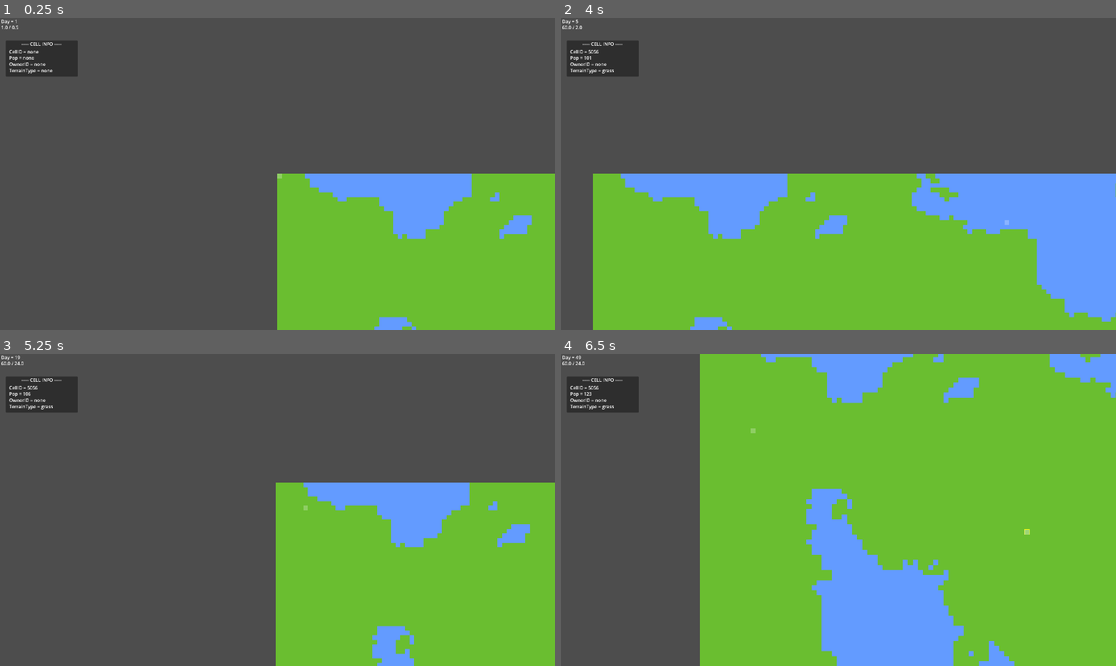
Above: before the commit, frames 1-4 (two rows, left to right).
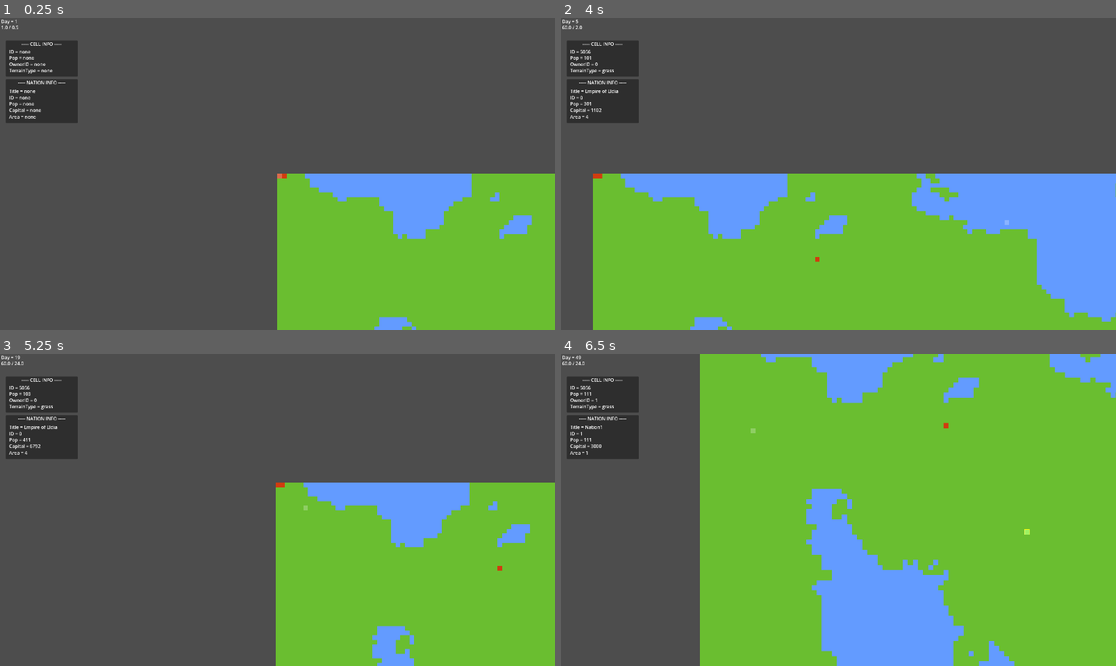
Above: after the commit, the same moments.

Repository: PowerThePowerfullest64/UntitledMapGame
Game: Godot game, scene res://main.tscn
Two runs of this game, one before a commit and one after it. Both use one fixed random seed, a clock stepped at 60 frames per second and the inputs below.
Inputs (mouse positions are in pixels of both pictures, inside the frame that each line leads up to):
- Up to frame 1 (0.25 s): no input
- Up to frame 2 (4 s): tap Enter at 0.5 s; move the mouse to (960, 158) at 0.52 s; hold D (move_right) 0.53-1.28 s; click (960, 158) at 0.6 s; tap T (change_cell_owner, bound only after the commit) at 0.8, 1.35, 2.3, 3.8 s; move the mouse to (727, 189) at 1.27 s; hold S (move_down) 1.28-2.03 s; click (727, 189) at 1.55 s; move the mouse to (894, 105) at 2.02 s; hold D (move_right) 2.03-2.78 s; click (894, 105) at 2.1 s; move the mouse to (810, 236) at 2.77 s; hold W (move_up) 2.78-3.53 s; tap 1 (speed1) at 2.85 s; click (810, 236) at 3.05 s; move the mouse to (1005, 220) at 3.52 s; hold A (move_left) from 3.53 s (still down); tap 2 (speed2) at 3.6 s
- Up to frame 3 (5.25 s): move the mouse to (111, 463) at 4.27 s; tap 3 (speed3) at 4.35 s; click (111, 463) at 4.55 s; move the mouse to (305, 510) at 5.02 s; release A (move_left) at 5.03 s; hold S (move_down) from 5.03 s (still down); tap 4 (speed4) at 5.1 s
- Up to frame 4 (6.5 s): tap T (change_cell_owner, bound only after the commit) at 5.3 s; move the mouse to (755, 432) at 5.77 s; release S (move_down) at 5.78 s; hold D (move_right) from 5.78 s (still down); tap Mouse wheel up (zoom_in) at 5.85 s; click (755, 432) at 6.05 s

The runs differ from the first frame. In frame 1, 1.8% of the frame differs, in the area x 1-52%, y 10-52%; in frame 2, 1.8%; in frame 3, 1.8%, in the area x 1-91%, y 10-70%; in frame 4, 1.8%.

Commit message:
Nation Add Cell Improved, Profit, Money, Political Map, Nation UI,

Diff:
--- a/Scripts/Globals/map_manager.gd
+++ b/Scripts/Globals/map_manager.gd
@@ -22,7 +22,7 @@
 func initialize() -> void:
 	cell_count = width * height
 
-	tilemaplayer = get_node("/root/main/TileMapLayer")
+	tilemaplayer = get_node("/root/main/TerrainLayer")
 	tilemaplayer.scale = Vector2.ONE * cell_length / 16.0 # 16 is default tile size from tileset
 
 	population = PackedFloat32Array()
@@ -77,7 +77,7 @@
 	var end_index: int = cell_index + count
 
 	for i in range(cell_index, end_index):
-		population[i] *= 1.005
+		population[i] *= 1.0025
 
 	cell_index = end_index
 
@@ -101,3 +101,8 @@
 
 func pos_to_idx(pos: Vector2i) -> int:
 	return pos.y * width + pos.x
+
+func idx_to_pos(idx: int) -> Vector2i:
+	var pos: Vector2i = Vector2i(idx % width, idx / width)
+
+	return pos
--- a/Scripts/Globals/nation_manager.gd
+++ b/Scripts/Globals/nation_manager.gd
@@ -1,13 +1,15 @@
 extends Node
 
-var nations: Array[Nation] = [Nation.new(0)]
+var nations: Array[Nation] = [Nation.new("Empire of Eldia", 0), Nation.new("Nation1", 1), Nation.new("Nation2", 2)]
 
-var nation0_color: Color = Color(1, 0, 0, 0.25)
-var nation1_color: Color = Color(0, 1, 0, 0.25)
-var nation2_color: Color = Color(0, 0, 1, 0.25)
+var tilemaplayer: TileMapLayer
 
 func _ready() -> void:
+	tilemaplayer = get_node("/root/main/PoliticalLayer")
+
 	TimeManager.day_passed.connect(tick)
+	nations[0].add_cell(0)
+	nations[0].add_cell(1)
 
 func update_nations() -> void:
 	for nation in nations:
@@ -15,3 +17,18 @@
 
 func tick(_day: int) -> void:
 	update_nations()
+
+func _process(delta: float) -> void:
+	if Input.is_action_just_pressed("change_cell_owner"):
+		if not PlayerManager.is_cell_selected:
+			return
+
+		var cell_owner_id: int = MapManager.owner_id[PlayerManager.selected_cell_id]
+		var new_cell_owner_id: int = cell_owner_id + 1
+
+		if new_cell_owner_id == 3:
+			new_cell_owner_id -= 4
+			NationManager.nations[cell_owner_id].remove_cell(PlayerManager.selected_cell_id)
+			return
+
+		NationManager.nations[new_cell_owner_id].add_cell(PlayerManager.selected_cell_id)
--- a/Scripts/Globals/player_manager.gd
+++ b/Scripts/Globals/player_manager.gd
@@ -1,6 +1,6 @@
 extends Node2D
 
-var cell_selected: bool = false
+var is_cell_selected: bool = false
 var selected_cell: Vector2i
 var selected_cell_id: int = 0
 
@@ -20,18 +20,18 @@
 
 		var index: int = MapManager.pos_to_idx(cell_pos)
 
-		if cell_pos == selected_cell and cell_selected:
+		if cell_pos == selected_cell and is_cell_selected:
 			MapManager.selected[index] = 0
-			cell_selected = false
+			is_cell_selected = false
 			return
 
-		if cell_selected:
+		if is_cell_selected:
 			MapManager.selected.fill(0)
 
 		MapManager.selected[index] = 1
 		selected_cell = cell_pos
 		selected_cell_id = index
-		cell_selected = true
+		is_cell_selected = true
 
 	queue_redraw()
 
@@ -45,7 +45,7 @@
 
 		draw_rect(rect, hover_color)
 
-	if cell_selected:
+	if is_cell_selected:
 		var rect: Rect2 = Rect2(MapManager.to_screen_pos(selected_cell), Vector2(MapManager.cell_length, MapManager.cell_length))
 
 		draw_rect(rect, Color.YELLOW, false)
--- a/Scripts/Globals/ui_manager.gd
+++ b/Scripts/Globals/ui_manager.gd
@@ -7,19 +7,35 @@
 
 # cell specific
 @export var cell_id: Label
-@export var pop_counter: Label
-@export var owner_id: Label
-@export var terrain_type: Label
+@export var cell_pop: Label
+@export var cell_owner_id: Label
+@export var cell_terrain_type: Label
+
+# nation specific
+@export var nation_title: Label
+@export var nation_id: Label
+@export var nation_pop: Label
+@export var nation_capital: Label
+@export var nation_area: Label
 
 func _ready() -> void:
 	TimeManager.day_passed.connect(_on_day_passed)
 
 func _process(_delta: float) -> void:
 	update_fps_counter()
+
+	# cell
 	update_cell_id()
-	update_pop_counter()
+	update_cell_pop()
 	update_cell_owner()
-	update_terrain_type()
+	update_cell_terrain_type()
+
+	# nation
+	update_nation_title()
+	update_nation_id()
+	update_nation_pop()
+	update_nation_capital()
+	update_nation_area()
 
 func _on_day_passed(day: int) -> void:
 	update_day_counter(day)
@@ -31,35 +47,100 @@
 	fps_counter.text = str(Engine.get_frames_per_second()) + " / " + str(TimeManager.tps)
 
 func update_cell_id() -> void:
-	if not PlayerManager.cell_selected:
-		cell_id.text = "CellID = " + no_access_text
+	if not PlayerManager.is_cell_selected:
+		cell_id.text = "ID = " + no_access_text
 		return
 
-	cell_id.text = "CellID = " + str(PlayerManager.selected_cell_id)
+	cell_id.text = "ID = " + str(PlayerManager.selected_cell_id)
 
-func update_pop_counter() -> void:
-	if not PlayerManager.cell_selected:
-		pop_counter.text = "Pop = " + no_access_text
+func update_cell_pop() -> void:
+	if not PlayerManager.is_cell_selected:
+		cell_pop.text = "Pop = " + no_access_text
 		return
 
-	pop_counter.text = "Pop = %.0f" % MapManager.population[PlayerManager.selected_cell_id]
+	cell_pop.text = "Pop = %.0f" % MapManager.population[PlayerManager.selected_cell_id]
 
 func update_cell_owner() -> void:
-	if not PlayerManager.cell_selected:
-		owner_id.text = "OwnerID = " + no_access_text
+	if not PlayerManager.is_cell_selected:
+		cell_owner_id.text = "OwnerID = " + no_access_text
 		return
 
 	var cell_owner: int = MapManager.owner_id[PlayerManager.selected_cell_id]
 
 	if cell_owner == -1:
-		owner_id.text = "OwnerID = " + no_access_text
+		cell_owner_id.text = "OwnerID = " + no_access_text
 		return
 
-	owner_id.text = "OwnerID = " + str(cell_owner)
+	cell_owner_id.text = "OwnerID = " + str(cell_owner)
 
-func update_terrain_type() -> void:
-	if not PlayerManager.cell_selected:
-		terrain_type.text = "TerrainType = " + no_access_text
+func update_cell_terrain_type() -> void:
+	if not PlayerManager.is_cell_selected:
+		cell_terrain_type.text = "TerrainType = " + no_access_text
 		return
 
-	terrain_type.text = "TerrainType = " + MapManager.terrain_type[PlayerManager.selected_cell_id]
+	cell_terrain_type.text = "TerrainType = " + MapManager.terrain_type[PlayerManager.selected_cell_id]
+
+func update_nation_title() -> void:
+	if not PlayerManager.is_cell_selected:
+		nation_title.text = "Title = " + no_access_text
+		return
+
+	var id: int = MapManager.owner_id[PlayerManager.selected_cell_id]
+
+	if id == -1:
+		nation_title.text = "Title = " + no_access_text
+		return
+
+	nation_title.text = "Title = " + NationManager.nations[id].title
+
+func update_nation_id() -> void:
+	if not PlayerManager.is_cell_selected:
+		nation_id.text = "ID = " + no_access_text
+		return
+
+	var id: int = MapManager.owner_id[PlayerManager.selected_cell_id]
+
+	if id == -1:
+		nation_id.text = "ID = " + no_access_text
+		return
+
+	nation_id.text = "ID = " + str(id)
+
+func update_nation_pop() -> void:
+	if not PlayerManager.is_cell_selected:
+		nation_pop.text = "Pop = " + no_access_text
+		return
+
+	var id: int = MapManager.owner_id[PlayerManager.selected_cell_id]
+
+	if id == -1:
+		nation_pop.text = "Pop = " + no_access_text
+		return
+
+	nation_pop.text = "Pop = %0.f" % NationManager.nations[id].population
+
+func update_nation_capital() -> void:
+	if not PlayerManager.is_cell_selected:
+		nation_capital.text = "Capital = " + no_access_text
+		return
+
+	var id: int = MapManager.owner_id[PlayerManager.selected_cell_id]
+
+	if id == -1:
+		nation_capital.text = "Capital = " + no_access_text
+		return
+
+	nation_capital.text = "Capital = %.0f" % NationManager.nations[id].capital
+
+func update_nation_area() -> void:
+	if not PlayerManager.is_cell_selected:
+		nation_area.text = "Area = " + no_access_text
+		return
+
+	var id: int = MapManager.owner_id[PlayerManager.selected_cell_id]
+
+	if id == -1:
+		nation_area.text = "Area = " + no_access_text
+		return
+
+	nation_area.text = "Area = " + str(NationManager.nations[id].area)
--- a/Scripts/nation.gd
+++ b/Scripts/nation.gd
@@ -1,19 +1,32 @@
 class_name Nation extends Object
 
+var title: String
 var id: int
 var population: float = 0.0
 var cells: Array[int] = [] # the cells which it owns stored as ids
 var area: int = 0
+var capital: float = 0.0
+var tax_rate: float = 1.0 # capital per person
 
-func _init(_id: int) -> void:
+func _init(_title: String, _id: int) -> void:
+	title = _title
 	id = _id
 
 func add_cell(cell_id: int) -> bool:
 	if cells.has(cell_id): return false
 
+	var owner_id: int = MapManager.owner_id[cell_id]
+
+	if owner_id == -1: remove_cell(cell_id)
+
+	if owner_id != -1:
+		NationManager.nations[owner_id].remove_cell(cell_id)
+
 	cells.append(cell_id)
 	area += 1
 	MapManager.owner_id[cell_id] = id
+
+	NationManager.tilemaplayer.set_cell(MapManager.idx_to_pos(cell_id), 0, Vector2i(id, 0))
 
 	return true
 
@@ -24,9 +37,17 @@
 	area -= 1
 	MapManager.owner_id[cell_id] = -1
 
+	NationManager.tilemaplayer.set_cell(MapManager.idx_to_pos(cell_id), 0, Vector2i(3, 0))
+
 	return true
 
 func update() -> void:
 	population = 0.0
 	for cell_id in cells:
-		population += MapManager.cells[cell_id].population
+		population += MapManager.population[cell_id]
+
+	var income: float = 0.0
+	for cell_id in cells:
+		income += MapManager.population[cell_id] * tax_rate
+	var expenses: float = 0.0
+	capital += income - expenses
--- a/main.tscn
+++ b/main.tscn
@@ -2,6 +2,7 @@
 
 [ext_resource type="Texture2D" uid="uid://digemsqhh4wfs" path="res://terrain_tilesheet.svg" id="1_ig7tw"]
 [ext_resource type="Script" uid="uid://c03dcmy8iqho5" path="res://Scripts/observer_camera.gd" id="2_0xm2m"]
+[ext_resource type="Texture2D" uid="uid://43bk8royxski" path="res://political_tilesheet.svg" id="2_1bvp3"]
 [ext_resource type="Script" uid="uid://r76x31duv3gb" path="res://Scripts/Globals/ui_manager.gd" id="5_lquwl"]
 
 [sub_resource type="TileSetAtlasSource" id="TileSetAtlasSource_0xm2m"]
@@ -12,18 +13,32 @@
 [sub_resource type="TileSet" id="TileSet_h2yge"]
 sources/0 = SubResource("TileSetAtlasSource_0xm2m")
 
+[sub_resource type="TileSetAtlasSource" id="TileSetAtlasSource_lquwl"]
+texture = ExtResource("2_1bvp3")
+0:0/0 = 0
+1:0/0 = 0
+2:0/0 = 0
+
+[sub_resource type="TileSet" id="TileSet_7mycd"]
+sources/0 = SubResource("TileSetAtlasSource_lquwl")
+
 [node name="main" type="Node2D" unique_id=751366935]
 
-[node name="TileMapLayer" type="TileMapLayer" parent="." unique_id=955779723]
+[node name="TerrainLayer" type="TileMapLayer" parent="." unique_id=955779723]
 z_index = -5
 tile_set = SubResource("TileSet_h2yge")
+
+[node name="PoliticalLayer" type="TileMapLayer" parent="." unique_id=723631783]
+modulate = Color(1, 1, 1, 0.6862745)
+z_index = -4
+tile_set = SubResource("TileSet_7mycd")
 
 [node name="Camera2D" type="Camera2D" parent="." unique_id=1269354386]
 position_smoothing_enabled = true
 position_smoothing_speed = 10.0
 script = ExtResource("2_0xm2m")
 
-[node name="UIManager" type="Control" parent="." unique_id=1342489894 node_paths=PackedStringArray("day_counter", "fps_counter", "cell_id", "pop_counter", "owner_id", "terrain_type")]
+[node name="UIManager" type="Control" parent="." unique_id=1342489894 node_paths=PackedStringArray("day_counter", "fps_counter", "cell_id", "cell_pop", "cell_owner_id", "cell_terrain_type", "nation_title", "nation_id", "nation_pop", "nation_capital", "nation_area")]
 layout_mode = 3
 anchors_preset = 0
 offset_right = 40.0
@@ -32,9 +47,14 @@
 day_counter = NodePath("../CanvasLayer/Day")
 fps_counter = NodePath("../CanvasLayer/FPS_TPS")
 cell_id = NodePath("../CanvasLayer/CellInfoPanel/CellID")
-pop_counter = NodePath("../CanvasLayer/CellInfoPanel/Pop")
-owner_id = NodePath("../CanvasLayer/CellInfoPanel/OwnerID")
-terrain_type = NodePath("../CanvasLayer/CellInfoPanel/TerrainType")
+cell_pop = NodePath("../CanvasLayer/CellInfoPanel/Pop")
+cell_owner_id = NodePath("../CanvasLayer/CellInfoPanel/OwnerID")
+cell_terrain_type = NodePath("../CanvasLayer/CellInfoPanel/TerrainType")
+nation_title = NodePath("../CanvasLayer/NationInfoPanel/NationTitle")
+nation_id = NodePath("../CanvasLayer/NationInfoPanel/NationID")
+nation_pop = NodePath("../CanvasLayer/NationInfoPanel/Pop")
+nation_capital = NodePath("../CanvasLayer/NationInfoPanel/Capital")
+nation_area = NodePath("../CanvasLayer/NationInfoPanel/Area")
 
 [node name="CanvasLayer" type="CanvasLayer" parent="." unique_id=1734592792]
 
@@ -70,7 +90,7 @@
 offset_top = 27.0
 offset_right = 97.0
 offset_bottom = 50.0
-text = "CellID = "
+text = "ID = "
 
 [node name="Pop" type="Label" parent="CanvasLayer/CellInfoPanel" unique_id=463174442]
 layout_mode = 0
@@ -95,3 +115,56 @@
 offset_right = 123.0
 offset_bottom = 115.0
 text = "TerrainType = "
+
+[node name="NationInfoPanel" type="Panel" parent="CanvasLayer" unique_id=1596137348]
+offset_left = 20.0
+offset_top = 212.0
+offset_right = 269.0
+offset_bottom = 364.0
+
+[node name="NATIONINFO" type="Label" parent="CanvasLayer/NationInfoPanel" unique_id=666514744]
+layout_mode = 0
+offset_right = 249.0
+offset_bottom = 23.0
+text = "----- NATION INFO -----"
+horizontal_alignment = 1
+
+[node name="NationTitle" type="Label" parent="CanvasLayer/NationInfoPanel" unique_id=748339939]
+layout_mode = 0
+offset_left = 12.0
+offset_top = 29.0
+offset_right = 97.0
+offset_bottom = 52.0
+text = "Title = "
+
+[node name="NationID" type="Label" parent="CanvasLayer/NationInfoPanel" unique_id=352568245]
+layout_mode = 0
+offset_left = 12.0
+offset_top = 52.0
+offset_right = 97.0
+offset_bottom = 75.0
+text = "ID = "
+
+[node name="Pop" type="Label" parent="CanvasLayer/NationInfoPanel" unique_id=1063705554]
+layout_mode = 0
+offset_left = 12.0
+offset_top = 73.0
+offset_right = 97.0
+offset_bottom = 96.0
+text = "Pop = "
+
+[node name="Capital" type="Label" parent="CanvasLayer/NationInfoPanel" unique_id=1841505412]
+layout_mode = 0
+offset_left = 12.0
+offset_top = 95.0
+offset_right = 99.0
+offset_bottom = 118.0
+text = "Capital = "
+
+[node name="Area" type="Label" parent="CanvasLayer/NationInfoPanel" unique_id=1189099044]
+layout_mode = 0
+offset_left = 12.0
+offset_top = 118.0
+offset_right = 99.0
+offset_bottom = 141.0
+text = "Area = "
--- /dev/null
+++ b/political_tilesheet.svg
@@ -0,0 +1,6 @@
+<?xml version="1.0" encoding="UTF-8" ?>
+<svg version="1.1" width="64" height="16" xmlns="http://www.w3.org/2000/svg" shape-rendering="crispEdges">
+<rect x="0" y="0" width="16" height="16" fill="#FF0000" />
+<rect x="16" y="0" width="16" height="16" fill="#68FF00" />
+<rect x="32" y="0" width="16" height="16" fill="#005CFF" />
+</svg>
--- a/project.godot
+++ b/project.godot
@@ -91,6 +91,11 @@
 "events": [Object(InputEventMouseButton,"resource_local_to_scene":false,"resource_name":"","device":-1,"window_id":0,"a …(258 unchanged characters)…
 ]
 }
+change_cell_owner={
+"deadzone": 0.2,
+"events": [Object(InputEventKey,"resource_local_to_scene":false,"resource_name":"","device":-1,"window_id":0,"alt_pressed":false,"shift_pressed":false,"ctrl_pressed":false,"meta_pressed":false,"pressed":false,"keycode":0,"physical_keycode":84,"key_label":0,"unicode":116,"location":0,"echo":false,"script":null)
+]
+}
 
 [physics]
 
Not shown, added: political_tilesheet.svg.import
